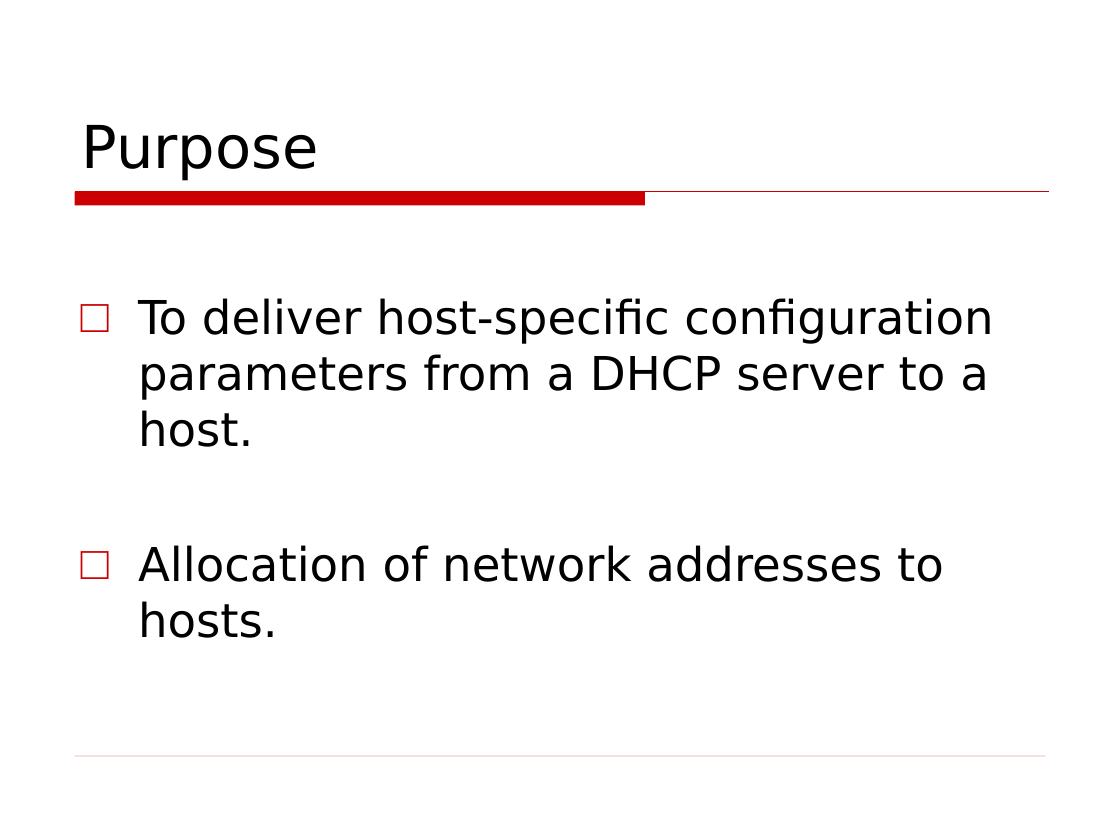
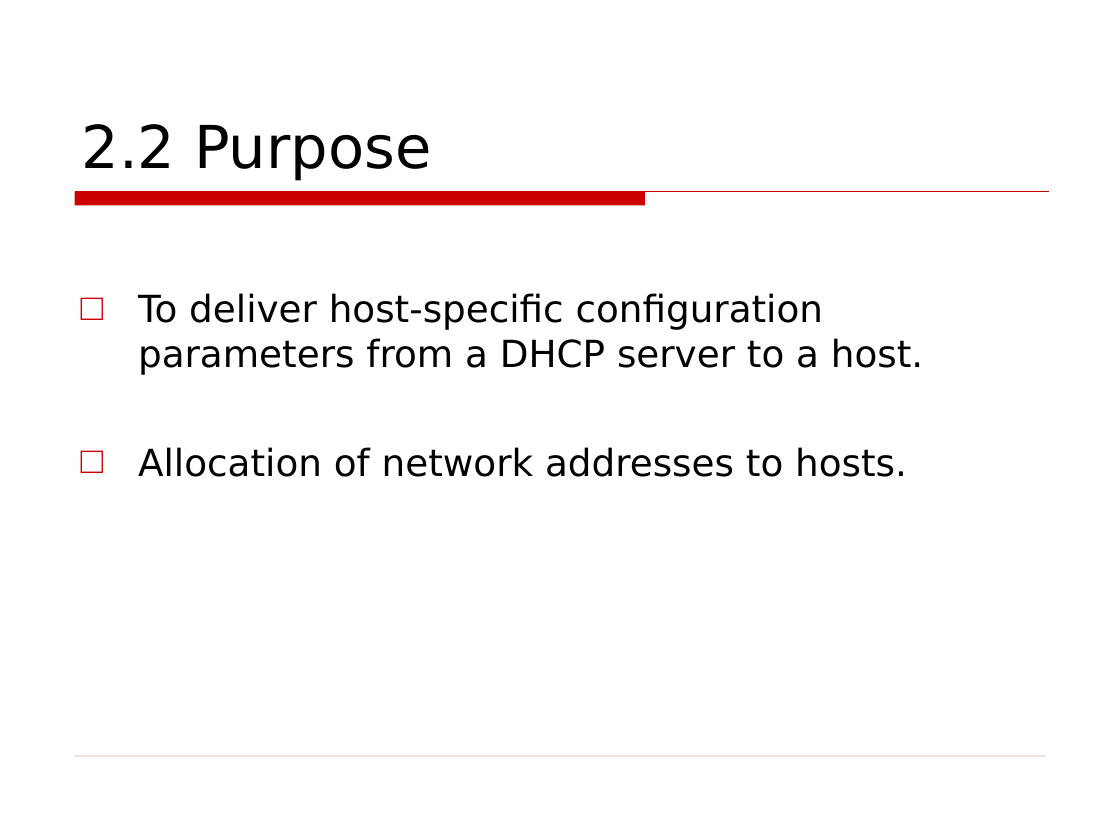
Before and after one commit to huynhlinh112/Test, a slide deck: slide 15 of DHCP.ppt (slide 7 before the commit). Drawn at 1120x840 pixels with LibreOffice and Linux fonts; fonts in the diff are those of the drawing; background and template pictures are left out. Boxes give left, top, right and bottom in pixels: in the first picture for what was removed or moved away, otherwise in the second. Text is boxed around its words. In the diff, an @@ line names an element or a change of style, - is before the commit and + after.

```diff
--- a/DHCP.ppt
+++ b/DHCP.ppt
@@ title at <box>82,124,431,181</box>: text changed @@
-Purpose
+2.2 Purpose
@@ text "To deliver host-specific configuration parameters ..." at <box>138,293,923,477</box>: size 30 to 24 pt; less space between paragraphs @@
```
Also in this commit, not shown: 20 other slides changed, 22 slides added, 6 slides removed.
